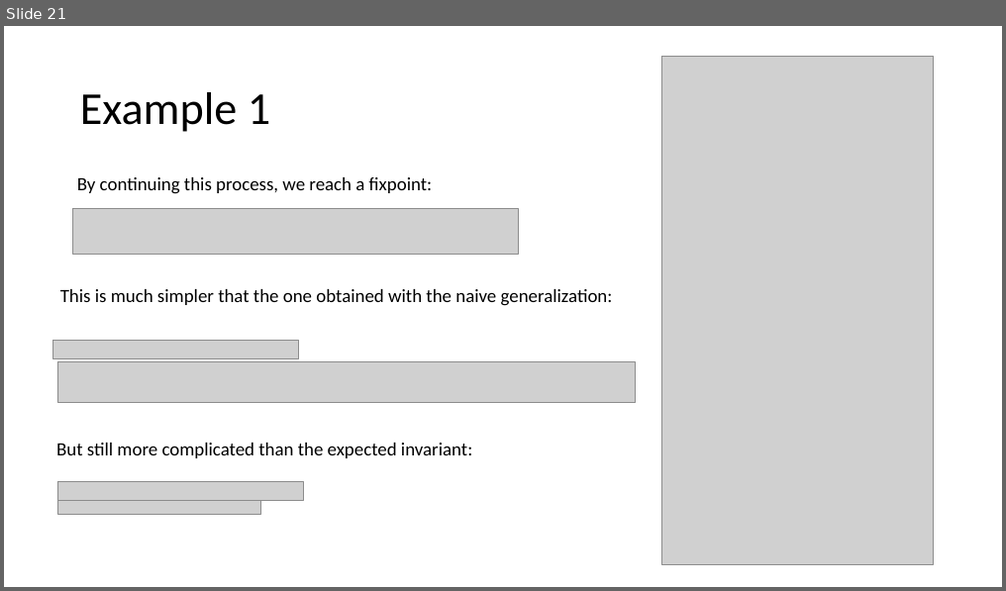
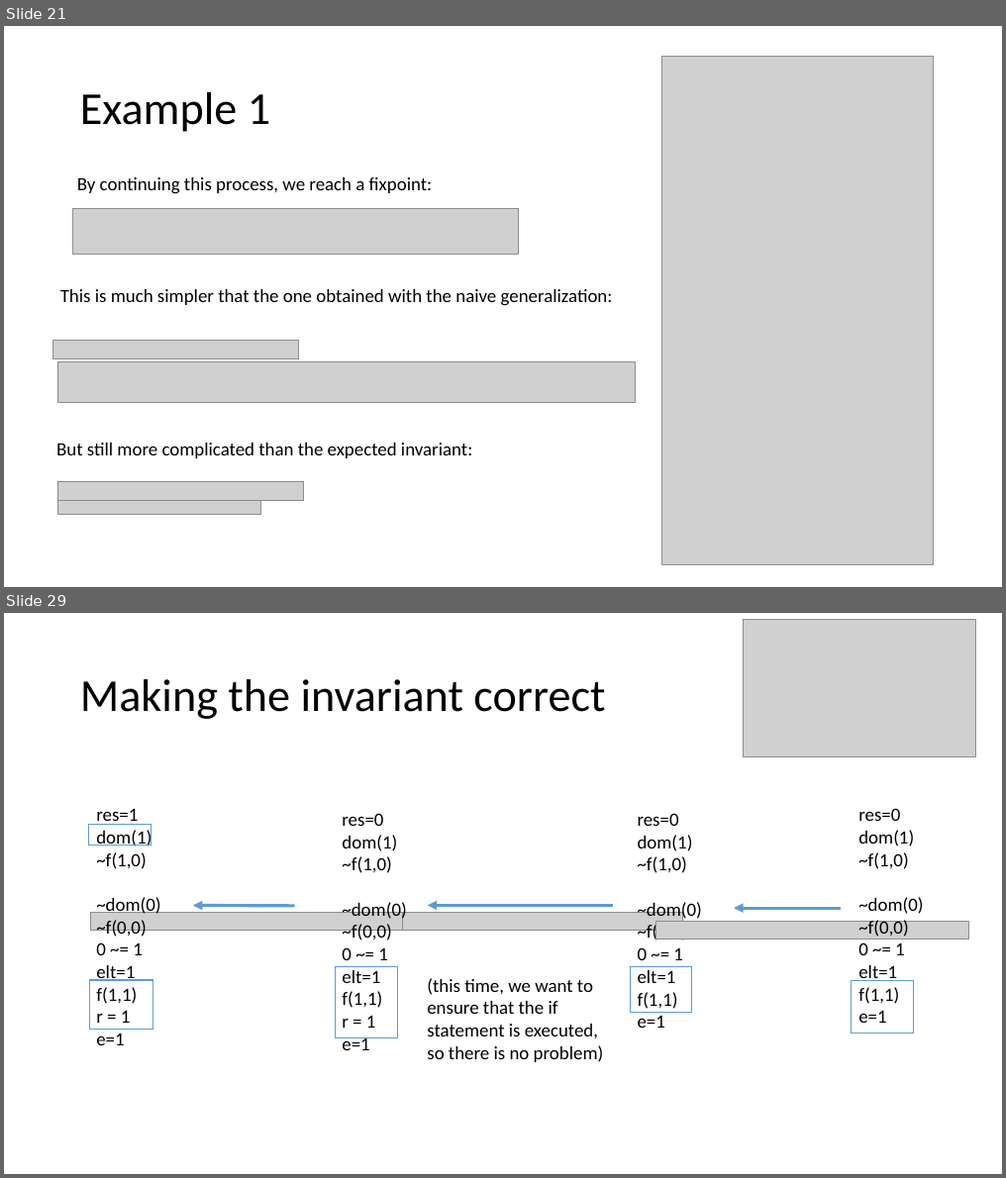
Before and after one commit to tjhance/ivy-research, a slide deck: invariant_synthesis/Invariant Synthesis.pptx. Shown one above the other, each under a label of ours: slide 21 before the commit, slides 21 and 29 after it; the slides between them are not shown. The pictures are 1006x591 and 1006x1178 pixels, drawn with LibreOffice and Linux fonts; fonts in the diff are those of the drawing; grey boxes stand for pictures. Boxes give left, top, right and bottom in pixels: in the first picture for what was removed or moved away, otherwise in the second. Text is boxed around its words. In the diff, an @@ line names an element or a change of style, - is before the commit and + after.

```diff
--- a/invariant_synthesis/Invariant Synthesis.pptx
+++ b/invariant_synthesis/Invariant Synthesis.pptx
@@ slide 29 added at (4, 613, 1002, 1174), background #FFFFFF @@
@@ picture added at (743, 619, 976, 757) @@
@@ title added at (80, 679, 605, 719), 44 pt, text #000000 @@
+Making the invariant correct
@@ text added at (96, 808, 160, 1046), 18 pt, text #000000 @@
+res=1
+dom(1)
+~f(1,0)
+~dom(0)
+~f(0,0)
+0 ~= 1
+elt=1
+f(1,1)
+r = 1
+e=1
@@ text added at (342, 813, 406, 1051), 18 pt, text #000000 @@
+res=0
+dom(1)
+~f(1,0)
+~dom(0)
+~f(0,0)
+0 ~= 1
+elt=1
+f(1,1)
+r = 1
+e=1
@@ text added at (638, 813, 702, 1028), 18 pt, text #000000 @@
+res=0
+dom(1)
+~f(1,0)
+~dom(0)
+~f(0,0)
+0 ~= 1
+elt=1
+f(1,1)
+e=1
@@ text added at (858, 808, 923, 1023), 18 pt, text #000000 @@
+res=0
+dom(1)
+~f(1,0)
+~dom(0)
+~f(0,0)
+0 ~= 1
+elt=1
+f(1,1)
+e=1
@@ rectangle added at (88, 825, 152, 846), outline #5B9BD5 1 pt @@
@@ arrow added from (294, 906) to (193, 906), #5B9BD5 3 pt @@
@@ arrow added from (613, 906) to (428, 906), #5B9BD5 3 pt @@
@@ arrow added from (841, 908) to (734, 908), #5B9BD5 3 pt @@
@@ picture added at (90, 912, 403, 931) @@
@@ picture added at (370, 912, 683, 931) @@
@@ picture added at (656, 922, 969, 940) @@
@@ rectangle added at (336, 966, 397, 1039), outline #5B9BD5 1 pt @@
@@ rectangle added at (630, 966, 691, 1012), outline #5B9BD5 1 pt @@
@@ rectangle added at (90, 980, 152, 1029), outline #5B9BD5 1 pt @@
@@ text added at (427, 978, 604, 1062), 18 pt, text #000000 @@
+(this time, we want to ensure that the if statement is executed, so there is no problem)
@@ rectangle added at (851, 981, 913, 1034), outline #5B9BD5 1 pt @@
```
Also in this commit, not shown: 11 slides changed, 12 other slides added, 1 slide removed, 1 other file.
